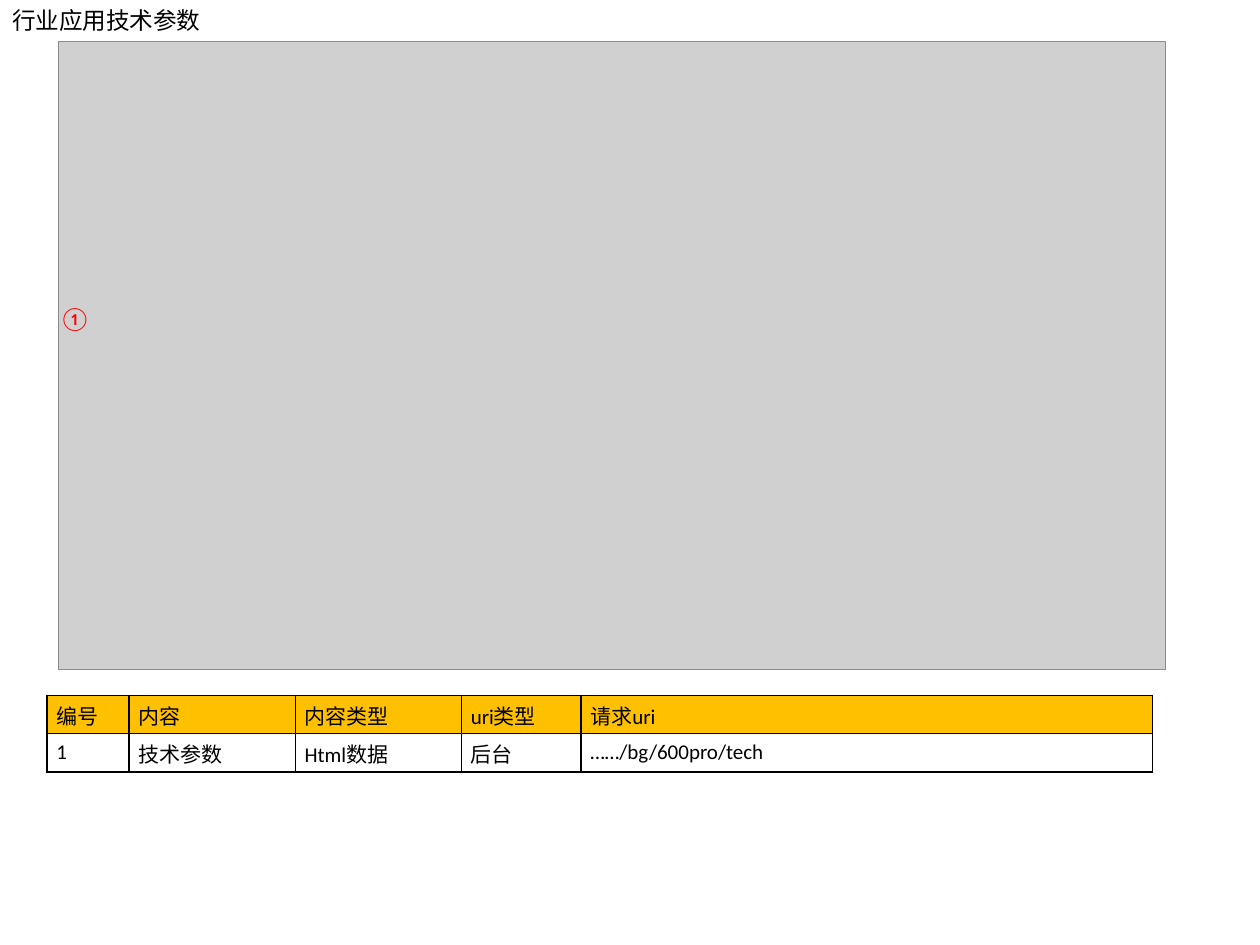
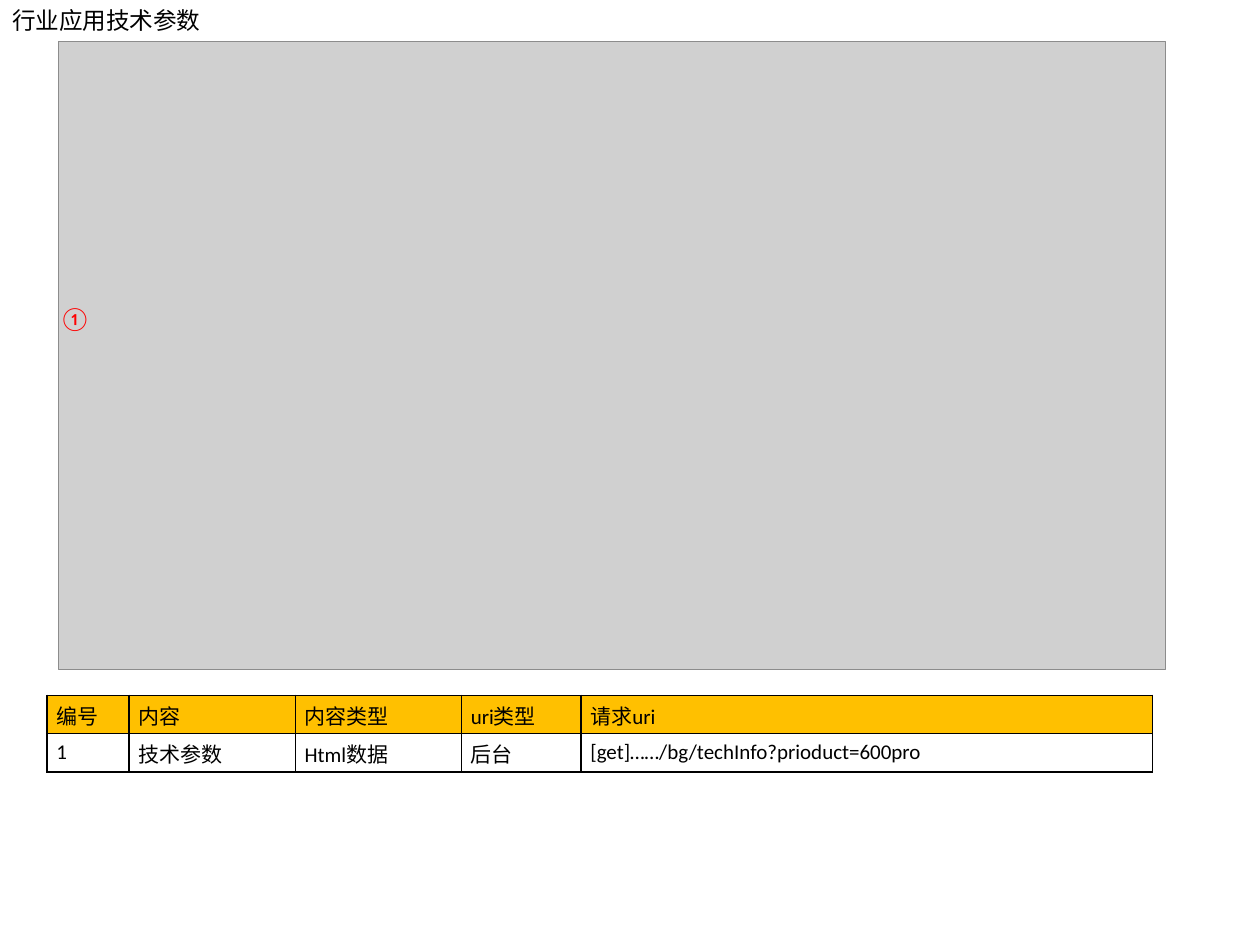
Before and after one commit to shining-force/My2019, a slide deck: slide 6 of MyCompany/资源汇总.pptx. Drawn at 1260x945 pixels with LibreOffice and Linux fonts; fonts in the diff are those of the drawing; grey boxes stand for pictures. Boxes give left, top, right and bottom in pixels: in the first picture for what was removed or moved away, otherwise in the second. Text is boxed around its words. In the diff, an @@ line names an element or a change of style, - is before the commit and + after.

```diff
--- a/MyCompany/资源汇总.pptx
+++ b/MyCompany/资源汇总.pptx
@@ table at (47, 696, 1153, 772) @@
-row 2, column 5: ……/bg/600pro/tech
+row 2, column 5: [get]……/bg/techInfo?prioduct=600pro
```
Also in this commit, not shown: 2 other slides changed.
